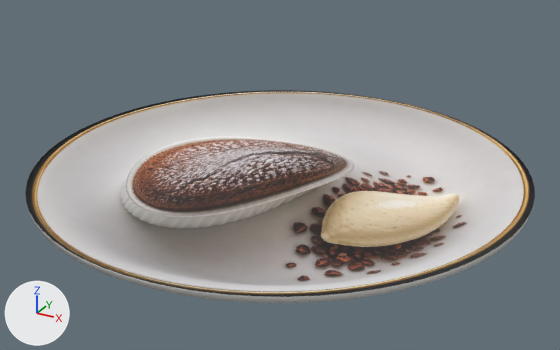
The glTF model public/demo/souffle.glb: old version first, new version second.
One viewpoint serves both versions: a camera (50 mm lens) standing at (0.17, -0.309, 0.173) and looking at (0.004, -0.007, 0.022). The axes (+X, +Y, +Z) are drawn at lower left. The lights are the same throughout. The first picture is the older version. Where no turn or scale is listed for an object, it has been applied to the vertices. Vertices at exactly the same position are counted once.

The first picture shows 'dish'.
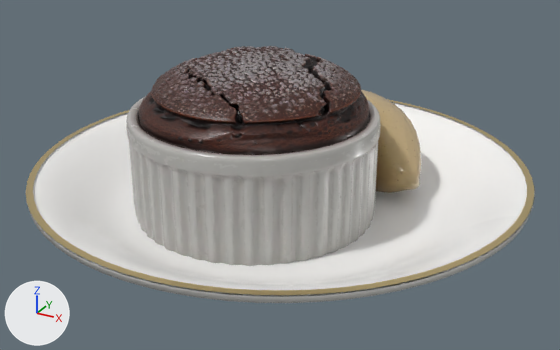
Location of each change, (x1, y1, x2, y2) in pixels of the pictures (560 x 350 px; the box of a moved part takes in the faces that stretch with it):
'dish', surface changed, reshaped
    before: (25, 90, 535, 303)
    after: (25, 99, 535, 303)
'tripo_node_8d61e162-acef-4682-a8f2-90895a32bec9', added
    after: (126, 46, 421, 266)
part 1 of me_mesh_0, added
    after: (26, 99, 534, 295)
part 2 of me_mesh_0, moved or reshaped
    before: (136, 144, 425, 268)
    after: (221, 188, 425, 269)

Patch to the scene script:
```diff
--- a/public/demo/souffle.glb.py
+++ b/public/demo/souffle.glb.py
@@ img_orm_8d61e162_acef_4682_a8f2_90895a32bec9 @@
+img_orm_8d61e162_acef_4682_a8f2_90895a32bec9 = load_image('ORM_8d61e162-acef-4682-a8f2-90895a32bec9', '_unpacked/ORM_8d61e162-acef-4682-a8f2-90895a32bec9', 1024, 1024, 'Non-Color')
@@ img_color_8d61e162_acef_4682_a8f2_90895a32bec9 @@
+img_color_8d61e162_acef_4682_a8f2_90895a32bec9 = load_image('Color_8d61e162-acef-4682-a8f2-90895a32bec9', '_unpacked/Color_8d61e162-acef-4682-a8f2-90895a32bec9', 1024, 1024, 'sRGB')
@@ img_normalgl_8d61e162_acef_4682_a8f2_90895a32bec9 @@
+img_normalgl_8d61e162_acef_4682_a8f2_90895a32bec9 = load_image('NormalGL_8d61e162-acef-4682-a8f2-90895a32bec9', '_unpacked/NormalGL_8d61e162-acef-4682-a8f2-90895a32bec9', 1024, 1024, 'Non-Color')
@@ mat_material_0 @@
 mat_material_0 = principled_material('Material_0')
-mat_material_0.texture = img_image_0
-mat_material_0.roughness = 0.55
+mat_material_0.base_color = (0.97, 0.96, 0.94)  # white #fcfaf8
+mat_material_0.roughness = 0.22
@@ mat_material_2 @@
+mat_material_2 = principled_material('Material_2')
+mat_material_2.base_color = (0.83, 0.66, 0.33)  # beige #ebd49b
+mat_material_2.metallic = 1.0
+mat_material_2.roughness = 0.3
@@ mat_tripo_material_8d61e162_acef_4682_a8f2_90895a32bec9 @@
+mat_tripo_material_8d61e162_acef_4682_a8f2_90895a32bec9 = bpy.data.materials.new('tripo_material_8d61e162-acef-4682-a8f2-90895a32bec9')
+# uses the picture img_color_8d61e162_acef_4682_a8f2_90895a32bec9
+# uses the picture img_normalgl_8d61e162_acef_4682_a8f2_90895a32bec9
+# uses the picture img_orm_8d61e162_acef_4682_a8f2_90895a32bec9
@@ me_mesh_0 @@
 # used by ob_dish; location = (0.0, 0.0, 0.0)
-me_mesh_0.from_pydata(...)  # 1973 vertices, 3888 faces; spans x -0.12..0.12, y -0.12..0.12, z 0.0..0.027
+me_mesh_0.from_pydata(...)  # 2119 vertices, 4032 faces; spans x -0.12..0.12, y -0.12..0.12, z 0.0..0.025
+# me_mesh_0 part 1: a new loose piece of 146 vertices spanning x -0.12..0.12, y -0.12..0.12, z 0.025, in mat_material_2 (beige #ebd49b)
+# me_mesh_0 part 2: 803 vertices moved from x -0.066..0.066, y -0.066..0.066, z 0.008..0.027 to x -0.066..0.066, y -0.066..0.066, z 0.007; 74 vertices removed from x -0.005..0.005, y -0.005..0.005, z 0.027; 74 vertices added at x -0.005..0.005, y -0.005..0.005, z 0.007
 me_mesh_0.materials.append(mat_material_0)
 me_mesh_0.materials.append(mat_material_1)
+me_mesh_0.materials.append(mat_material_2)  # beige #ebd49b
@@ me_tripo_mesh_8d61e162_acef_4682_a8f2_90895a32bec9 @@
+me_tripo_mesh_8d61e162_acef_4682_a8f2_90895a32bec9.from_pydata(...)  # 19994 vertices, 39997 faces; spans x -0.0636..0.0636, y -0.0744..0.0744, z -0.0367..0.0367
+me_tripo_mesh_8d61e162_acef_4682_a8f2_90895a32bec9.materials.append(mat_tripo_material_8d61e162_acef_4682_a8f2_90895a32bec9)
@@ ob_tripo_node_8d61e162_acef_4682_a8f2_90895a32bec9 @@
+ob_tripo_node_8d61e162_acef_4682_a8f2_90895a32bec9 = bpy.data.objects.new('tripo_node_8d61e162-acef-4682-a8f2-90895a32bec9', me_tripo_mesh_8d61e162_acef_4682_a8f2_90895a32bec9)
+ob_tripo_node_8d61e162_acef_4682_a8f2_90895a32bec9.location = (0.0, 0.0, 0.0432)
```
